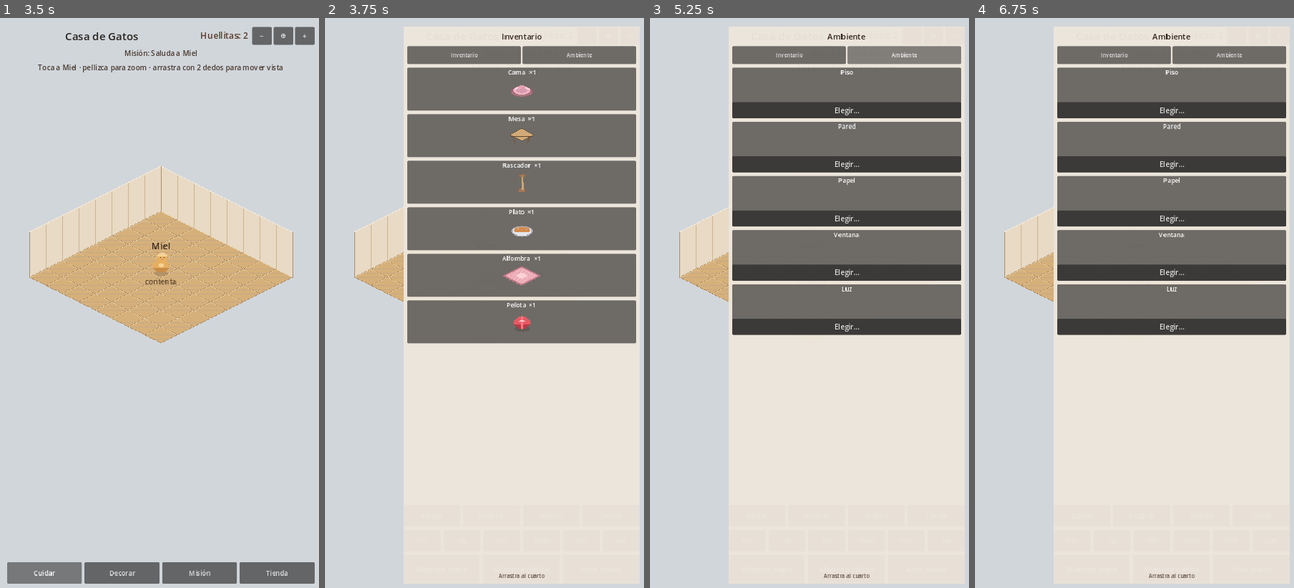
Above: before the commit, frames 1-4 (left to right).
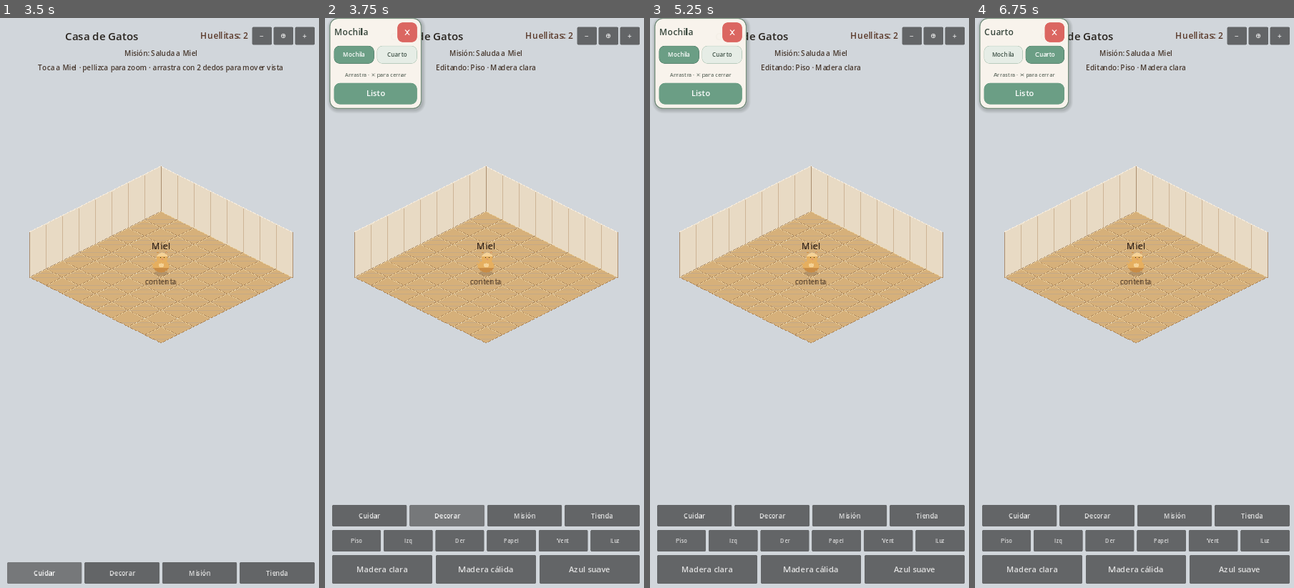
Above: after the commit, the same moments.

Repository: fabianmelo23/Juego-hija
Game: Godot game, scene res://scenes/iso/iso_room.tscn
The game is run twice, just before and just after one commit, with the same random seed, the same clock (stepped at 60 frames per second) and the same inputs.
Inputs (mouse positions are in pixels of both pictures, inside the frame that each line leads up to):
- Up to frame 1 (3.5 s): click "−" at 0.5 s; click "⊕" at 1.25 s; click "+" at 2 s; click "Cuidar" at 2.75 s
- Up to frame 2 (3.75 s): click "Decorar" at 3.5 s
- Up to frame 3 (5.25 s): click (790, 57) at 4.25 s, where only the run before the commit has a clickable "Inventario"; click (905, 57) at 5 s, where only the run before the commit has a clickable "Ambiente"
- Up to frame 4 (6.75 s): click (1003, 52) at 5.75 s, where only the run after the commit has a clickable "Mochila"; click (1048, 52) at 6.5 s, where only the run after the commit has a clickable "Cuarto"

Frame 1 is identical in both runs. In frame 2, 77% of the frame differs, in the area x 1-99%, y 0-100%; in frame 3, 77%; in frame 4, 77%.

Commit message:
Fix decorate menu size/close and add pinch zoom
The inventory drawer lived under MarginContainer and stretched full-screen
with no way out. It is now a compact floating panel under IsoHUD with ✕
and Listo, and two-finger pinch zoom works alongside the +/- buttons.

Co-authored-by: fabianmelo23 <fabianmelo23@users.noreply.github.com>

Diff:
--- a/scripts/iso/iso_camera.gd
+++ b/scripts/iso/iso_camera.gd
@@ -1,5 +1,5 @@
 extends Node
-## Zoom y paneo sobre RoomRoot (sin Camera2D, el HUD queda fijo).
+## Zoom (botones + pellizco) y paneo sobre RoomRoot.
 
 signal zoom_changed(zoom: float)
 
@@ -12,13 +12,14 @@
 var pan: Vector2 = Vector2.ZERO
 var base_position: Vector2 = Vector2.ZERO
 
-var _dragging := false
-var _last_pos := Vector2.ZERO
+var enabled := true
+var pan_enabled := true
+
+var _touches: Dictionary = {} # index -> Vector2
 var _pinching := false
 var _pinch_start_dist := 0.0
 var _pinch_start_zoom := 1.0
-var enabled := true
-var pan_enabled := true
+var _panning := false
 
 
 func setup(room_root: Node2D, initial_pos: Vector2) -> void:
@@ -27,6 +28,45 @@
 	pan = Vector2.ZERO
 	zoom = 1.0
 	_apply()
+
+
+func _input(event: InputEvent) -> void:
+	# Pellizco en _input (antes que el HUD) para que 2 dedos funcionen aunque toquen labels.
+	if not enabled or target == null:
+		return
+	if event is InputEventScreenTouch or event is InputEventScreenDrag:
+		if _handle_pinch_touch(event):
+			get_viewport().set_input_as_handled()
+
+
+func _handle_pinch_touch(event: InputEvent) -> bool:
+	# Durante drag de muebles pan_enabled=false: limpiamos touches pero no hacemos zoom.
+	var allow_pinch := pan_enabled
+	if event is InputEventScreenTouch:
+		if event.pressed:
+			if not allow_pinch:
+				return false
+			_touches[event.index] = event.position
+			if _touches.size() >= 2:
+				_begin_pinch()
+				_panning = false
+				return true
+		else:
+			_touches.erase(event.index)
+			var was_pinching := _pinching
+			if _touches.size() < 2:
+				_pinching = false
+			if _touches.is_empty():
+				_panning = false
+			return was_pinching and allow_pinch
+	if event is InputEventScreenDrag:
+		if not allow_pinch:
+			return false
+		_touches[event.index] = event.position
+		if _touches.size() >= 2:
+			_update_pinch()
+			return true
+	return false
 
 
 func _apply() -> void:
@@ -53,11 +93,17 @@
 	zoom_changed.emit(zoom)
 
 
+func clear_gestures() -> void:
+	_touches.clear()
+	_pinching = false
+	_panning = false
+
+
 func handle_input(event: InputEvent) -> bool:
 	if not enabled or target == null:
 		return false
 
-	# Rueda / trackpad zoom (editor y algunos Android).
+	# Rueda (editor / algunos dispositivos).
 	if event is InputEventMouseButton and event.pressed:
 		if event.button_index == MOUSE_BUTTON_WHEEL_UP:
 			zoom_by(ZOOM_STEP)
@@ -66,43 +112,65 @@
 			zoom_by(-ZOOM_STEP)
 			return true
 
-	# Pinch zoom
+	# Gestos nativos si existen.
 	if event is InputEventMagnifyGesture:
 		set_zoom(zoom * event.factor)
 		return true
-	if event is InputEventPanGesture:
-		if pan_enabled:
-			pan += event.delta
-			_apply()
-			return true
+	if event is InputEventPanGesture and pan_enabled:
+		pan += event.delta
+		_apply()
+		return true
 
-	# Two-finger pinch via touches approximated by magnify; also handle drag pan.
+	# Un dedo: pan (el pellizco de 2 dedos vive en _input).
 	if event is InputEventScreenTouch:
 		if event.pressed:
-			_dragging = true
-			_last_pos = event.position
+			if _touches.size() >= 2 or _pinching:
+				return false
+			if pan_enabled:
+				_panning = true
+				return false
 		else:
-			_dragging = false
-			_pinching = false
+			_panning = false
 		return false
 
 	if event is InputEventScreenDrag:
-		if not pan_enabled:
+		if _pinching or _touches.size() >= 2:
 			return false
-		var rel: Vector2 = event.relative
-		pan += rel
-		_apply()
-		return true
-
-	if event is InputEventMouseButton and event.button_index == MOUSE_BUTTON_MIDDLE:
-		_dragging = event.pressed
-		_last_pos = event.position
-		return _dragging
-
-	if event is InputEventMouseMotion and _dragging and pan_enabled:
-		if event.button_mask & MOUSE_BUTTON_MASK_MIDDLE or event.button_mask & MOUSE_BUTTON_MASK_RIGHT:
+		if pan_enabled and _panning:
 			pan += event.relative
 			_apply()
 			return true
+		return false
 
 	return false
+
+
+func _begin_pinch() -> void:
+	var pts := _touch_points()
+	if pts.size() < 2:
+		return
+	_pinching = true
+	_pinch_start_dist = pts[0].distance_to(pts[1])
+	_pinch_start_zoom = zoom
+	if _pinch_start_dist < 1.0:
+		_pinch_start_dist = 1.0
+
+
+func _update_pinch() -> void:
+	var pts := _touch_points()
+	if pts.size() < 2:
+		return
+	if not _pinching:
+		_begin_pinch()
+		return
+	var dist := pts[0].distance_to(pts[1])
+	if _pinch_start_dist <= 0.0:
+		return
+	set_zoom(_pinch_start_zoom * (dist / _pinch_start_dist))
+
+
+func _touch_points() -> Array[Vector2]:
+	var pts: Array[Vector2] = []
+	for key in _touches.keys():
+		pts.append(_touches[key])
+	return pts
--- a/scripts/iso/iso_catalog.gd
+++ b/scripts/iso/iso_catalog.gd
@@ -1,16 +1,19 @@
 extends Control
-## Inventario / catálogo lateral: categorías, preview y drag-and-drop.
+## Inventario lateral compacto: bonito, con cierre y drag-and-drop.
 
 signal drag_started(item_id: String, variant_id: String, texture: Texture2D)
 signal drag_updated(screen_pos: Vector2)
 signal drag_dropped(item_id: String, variant_id: String, screen_pos: Vector2)
 signal drag_cancelled
 signal ambient_selected(category: String, variant_id: String)
+signal close_requested
+
+const PANEL_W := 200.0
 
 const CATEGORIES := [
 	{
 		"id": "inventory",
-		"name": "Inventario",
+		"name": "Mochila",
 		"items": [
 			{"id": "bed", "name": "Cama", "kind": "placeable", "default": "bed_cat_blush", "preview": "res://assets/art/iso/furniture/bed_cat_blush.png"},
 			{"id": "table", "name": "Mesa", "kind": "placeable", "default": "table_low_wood", "preview": "res://assets/art/iso/furniture/table_low_wood.png"},
@@ -18,12 +21,11 @@
 			{"id": "bowl", "name": "Plato", "kind": "placeable", "default": "bowl_food_full", "preview": "res://assets/art/iso/furniture/bowl_food_full.png"},
 			{"id": "rug", "name": "Alfombra", "kind": "placeable", "default": "rug_small_blush", "preview": "res://assets/art/iso/rugs/rug_small_blush.png"},
 			{"id": "toy", "name": "Pelota", "kind": "placeable", "default": "toy_ball_red", "preview": "res://assets/art/iso/furniture/toy_ball_red.png"},
-			{"id": "plant", "name": "Maceta", "kind": "placeable", "default": "plant", "preview": ""},
 		],
 	},
 	{
 		"id": "ambient",
-		"name": "Ambiente",
+		"name": "Cuarto",
 		"items": [
 			{"id": "floor", "name": "Piso", "kind": "ambient"},
 			{"id": "wall", "name": "Pared", "kind": "ambient"},
@@ -42,13 +44,12 @@
 var _items_box: VBoxContainer
 var _title: Label
 var _current_cat := "inventory"
-var _hint: Label
+var _panel: PanelContainer
 
 
 func _ready() -> void:
-	mouse_filter = Control.MOUSE_FILTER_STOP
-	custom_minimum_size = Vector2(168, 0)
-	size_flags_vertical = Control.SIZE_EXPAND_FILL
+	mouse_filter = Control.MOUSE_FILTER_IGNORE # el fondo no bloquea el cuarto
+	set_anchors_preset(Control.PRESET_FULL_RECT)
 	_build_chrome()
 	show_category("inventory")
 
@@ -71,68 +72,184 @@
 	return free_items != null and free_items.has_method("has_item") and free_items.has_item(item_id)
 
 
+func _style_panel() -> StyleBoxFlat:
+	var sb := StyleBoxFlat.new()
+	sb.bg_color = Color(0.98, 0.96, 0.93, 0.97)
+	sb.border_color = Color(0.45, 0.55, 0.48, 1)
+	sb.set_border_width_all(2)
+	sb.corner_radius_top_left = 18
+	sb.corner_radius_top_right = 18
+	sb.corner_radius_bottom_left = 18
+	sb.corner_radius_bottom_right = 18
+	sb.shadow_color = Color(0.15, 0.18, 0.16, 0.22)
+	sb.shadow_size = 8
+	sb.shadow_offset = Vector2(2, 3)
+	sb.content_margin_left = 10
+	sb.content_margin_right = 10
+	sb.content_margin_top = 10
+	sb.content_margin_bottom = 10
+	return sb
+
+
+func _style_card() -> StyleBoxFlat:
+	var sb := StyleBoxFlat.new()
+	sb.bg_color = Color(1.0, 0.99, 0.97, 1)
+	sb.border_color = Color(0.72, 0.78, 0.72, 1)
+	sb.set_border_width_all(1)
+	sb.corner_radius_top_left = 14
+	sb.corner_radius_top_right = 14
+	sb.corner_radius_bottom_left = 14
+	sb.corner_radius_bottom_right = 14
+	sb.content_margin_left = 8
+	sb.content_margin_right = 8
+	sb.content_margin_top = 6
+	sb.content_margin_bottom = 6
+	return sb
+
+
+func _style_tab(active: bool) -> StyleBoxFlat:
+	var sb := StyleBoxFlat.new()
+	if active:
+		sb.bg_color = Color(0.42, 0.62, 0.52, 1)
+		sb.border_color = Color(0.30, 0.48, 0.40, 1)
+	else:
+		sb.bg_color = Color(0.90, 0.93, 0.90, 1)
+		sb.border_color = Color(0.70, 0.78, 0.72, 1)
+	sb.set_border_width_all(1)
+	sb.corner_radius_top_left = 12
+	sb.corner_radius_top_right = 12
+	sb.corner_radius_bottom_left = 12
+	sb.corner_radius_bottom_right = 12
+	sb.content_margin_left = 6
+	sb.content_margin_right = 6
+	sb.content_margin_top = 6
+	sb.content_margin_bottom = 6
+	return sb
+
+
 func _build_chrome() -> void:
-	var bg := ColorRect.new()
-	bg.color = Color(0.93, 0.90, 0.86, 0.96)
-	bg.set_anchors_preset(Control.PRESET_FULL_RECT)
-	bg.mouse_filter = Control.MOUSE_FILTER_IGNORE
-	add_child(bg)
-
-	var margin := MarginContainer.new()
-	margin.set_anchors_preset(Control.PRESET_FULL_RECT)
-	margin.add_theme_constant_override("margin_left", 8)
-	margin.add_theme_constant_override("margin_right", 8)
-	margin.add_theme_constant_override("margin_top", 8)
-	margin.add_theme_constant_override("margin_bottom", 8)
-	add_child(margin)
+	# Panel flotante a la izquierda (no pantalla completa).
+	_panel = PanelContainer.new()
+	_panel.name = "Drawer"
+	_panel.mouse_filter = Control.MOUSE_FILTER_STOP
+	_panel.add_theme_stylebox_override("panel", _style_panel())
+	_panel.anchor_left = 0.0
+	_panel.anchor_top = 0.10
+	_panel.anchor_right = 0.0
+	_panel.anchor_bottom = 0.78
+	_panel.offset_left = 10.0
+	_panel.offset_top = 0.0
+	_panel.offset_right = 10.0 + PANEL_W
+	_panel.offset_bottom = 0.0
+	add_child(_panel)
 
 	var root := VBoxContainer.new()
 	root.add_theme_constant_override("separation", 8)
-	margin.add_child(root)
+	_panel.add_child(root)
+
+	var header := HBoxContainer.new()
+	header.add_theme_constant_override("separation", 6)
+	root.add_child(header)
 
 	_title = Label.new()
-	_title.text = "Inventario"
-	_title.horizontal_alignment = HORIZONTAL_ALIGNMENT_CENTER
-	_title.add_theme_font_size_override("font_size", 18)
-	_title.add_theme_color_override("font_color", Color(0.2, 0.15, 0.12, 1))
-	root.add_child(_title)
+	_title.text = "Mochila"
+	_title.size_flags_horizontal = Control.SIZE_EXPAND_FILL
+	_title.add_theme_font_size_override("font_size", 20)
+	_title.add_theme_color_override("font_color", Color(0.22, 0.28, 0.24, 1))
+	header.add_child(_title)
+
+	var close_btn := Button.new()
+	close_btn.focus_mode = Control.FOCUS_NONE
+	close_btn.text = "✕"
+	close_btn.custom_minimum_size = Vector2(44, 44)
+	close_btn.add_theme_font_size_override("font_size", 20)
+	close_btn.tooltip_text = "Cerrar"
+	var close_style := StyleBoxFlat.new()
+	close_style.bg_color = Color(0.86, 0.40, 0.38, 1)
+	close_style.corner_radius_top_left = 12
+	close_style.corner_radius_top_right = 12
+	close_style.corner_radius_bottom_left = 12
+	close_style.corner_radius_bottom_right = 12
+	close_btn.add_theme_stylebox_override("normal", close_style)
+	var close_hover := close_style.duplicate()
+	close_hover.bg_color = Color(0.92, 0.48, 0.45, 1)
+	close_btn.add_theme_stylebox_override("hover", close_hover)
+	close_btn.add_theme_stylebox_override("pressed", close_hover)
+	close_btn.add_theme_color_override("font_color", Color(1, 1, 1, 1))
+	close_btn.pressed.connect(func() -> void:
+		close_requested.emit()
+	)
+	header.add_child(close_btn)
 
 	_category_box = HBoxContainer.new()
-	_category_box.add_theme_constant_override("separation", 4)
+	_category_box.add_theme_constant_override("separation", 6)
 	root.add_child(_category_box)
+	_rebuild_tabs()
+
+	var scroll := ScrollContainer.new()
+	scroll.size_flags_vertical = Control.SIZE_EXPAND_FILL
+	scroll.horizontal_scroll_mode = ScrollContainer.SCROLL_MODE_DISABLED
+	root.add_child(scroll)
+
+	_items_box = VBoxContainer.new()
+	_items_box.size_flags_horizontal = Control.SIZE_EXPAND_FILL
+	_items_box.add_theme_constant_override("separation", 8)
+	scroll.add_child(_items_box)
+
+	var hint := Label.new()
+	hint.text = "Arrastra · ✕ para cerrar"
+	hint.horizontal_alignment = HORIZONTAL_ALIGNMENT_CENTER
+	hint.add_theme_font_size_override("font_size", 12)
+	hint.add_theme_color_override("font_color", Color(0.38, 0.42, 0.38, 1))
+	root.add_child(hint)
+
+	var done := Button.new()
+	done.focus_mode = Control.FOCUS_NONE
+	done.text = "Listo"
+	done.custom_minimum_size = Vector2(0, 48)
+	done.add_theme_font_size_override("font_size", 18)
+	var done_style := StyleBoxFlat.new()
+	done_style.bg_color = Color(0.42, 0.62, 0.52, 1)
+	done_style.corner_radius_top_left = 14
+	done_style.corner_radius_top_right = 14
+	done_style.corner_radius_bottom_left = 14
+	done_style.corner_radius_bottom_right = 14
+	done.add_theme_stylebox_override("normal", done_style)
+	done.add_theme_color_override("font_color", Color(1, 1, 1, 1))
+	done.pressed.connect(func() -> void:
+		close_requested.emit()
+	)
+	root.add_child(done)
+
+
+func _rebuild_tabs() -> void:
+	for child in _category_box.get_children():
+		child.queue_free()
 	for cat in CATEGORIES:
 		var b := Button.new()
 		b.focus_mode = Control.FOCUS_NONE
 		b.size_flags_horizontal = Control.SIZE_EXPAND_FILL
 		b.custom_minimum_size = Vector2(0, 40)
-		b.add_theme_font_size_override("font_size", 12)
+		b.add_theme_font_size_override("font_size", 13)
 		b.text = str(cat["name"])
 		var cid := str(cat["id"])
+		var active := cid == _current_cat
+		b.add_theme_stylebox_override("normal", _style_tab(active))
+		b.add_theme_stylebox_override("hover", _style_tab(active))
+		b.add_theme_stylebox_override("pressed", _style_tab(true))
+		if active:
+			b.add_theme_color_override("font_color", Color(1, 1, 1, 1))
+		else:
+			b.add_theme_color_override("font_color", Color(0.25, 0.32, 0.28, 1))
 		b.pressed.connect(func() -> void:
 			show_category(cid)
 		)
 		_category_box.add_child(b)
 
-	var scroll := ScrollContainer.new()
-	scroll.size_flags_vertical = Control.SIZE_EXPAND_FILL
-	scroll.horizontal_scroll_mode = ScrollContainer.SCROLL_MODE_DISABLED
-	root.add_child(scroll)
-
-	_items_box = VBoxContainer.new()
-	_items_box.size_flags_horizontal = Control.SIZE_EXPAND_FILL
-	_items_box.add_theme_constant_override("separation", 8)
-	scroll.add_child(_items_box)
-
-	_hint = Label.new()
-	_hint.text = "Arrastra al cuarto"
-	_hint.horizontal_alignment = HORIZONTAL_ALIGNMENT_CENTER
-	_hint.add_theme_font_size_override("font_size", 12)
-	_hint.add_theme_color_override("font_color", Color(0.35, 0.28, 0.22, 1))
-	root.add_child(_hint)
-
 
 func show_category(cat_id: String) -> void:
 	_current_cat = cat_id
+	_rebuild_tabs()
 	for child in _items_box.get_children():
 		child.queue_free()
 	var cat_data: Dictionary = {}
@@ -144,69 +261,90 @@
 		return
 	_title.text = str(cat_data["name"])
 	for item in cat_data["items"]:
-		# Oculta plant hasta tener arte.
-		if str(item.get("id", "")) == "plant":
-			continue
 		_items_box.add_child(_make_item_card(item))
 
 
 func _make_item_card(item: Dictionary) -> Control:
 	var card := PanelContainer.new()
-	card.custom_minimum_size = Vector2(0, 96)
-	var v := VBoxContainer.new()
-	v.add_theme_constant_override("separation", 4)
-	card.add_child(v)
-
-	var item_id := str(item.get("id", ""))
-	var count := 0
-	if inventory:
-		count = inventory.get_count(item_id)
-
-	var label := Label.new()
-	if str(item.get("kind", "")) == "placeable":
-		label.text = "%s  ×%d" % [str(item.get("name", item_id)), count]
-	else:
-		label.text = str(item.get("name", item_id))
-	label.horizontal_alignment = HORIZONTAL_ALIGNMENT_CENTER
-	label.add_theme_font_size_override("font_size", 14)
-	v.add_child(label)
+	card.custom_minimum_size = Vector2(0, 72)
+	card.add_theme_stylebox_override("panel", _style_card())
+
+	var row := HBoxContainer.new()
+	row.add_theme_constant_override("separation", 10)
+	card.add_child(row)
 
 	var preview := TextureRect.new()
-	preview.custom_minimum_size = Vector2(0, 48)
+	preview.custom_minimum_size = Vector2(56, 56)
 	preview.expand_mode = TextureRect.EXPAND_IGNORE_SIZE
 	preview.stretch_mode = TextureRect.STRETCH_KEEP_ASPECT_CENTERED
 	preview.mouse_filter = Control.MOUSE_FILTER_IGNORE
 	var preview_path := str(item.get("preview", ""))
 	if preview_path != "" and ResourceLoader.exists(preview_path):
 		preview.texture = load(preview_path)
-	v.add_child(preview)
-
+	row.add_child(preview)
+
+	var text_col := VBoxContainer.new()
+	text_col.size_flags_horizontal = Control.SIZE_EXPAND_FILL
+	text_col.alignment = BoxContainer.ALIGNMENT_CENTER
+	row.add_child(text_col)
+
+	var item_id := str(item.get("id", ""))
+	var count := 0
+	if inventory:
+		count = inventory.get_count(item_id)
+
+	var label := Label.new()
+	label.add_theme_font_size_override("font_size", 15)
+	label.add_theme_color_override("font_color", Color(0.20, 0.24, 0.22, 1))
 	var kind := str(item.get("kind", ""))
+	if kind == "placeable":
+		var placed := _is_placed(item_id)
+		if placed and count <= 0:
+			label.text = str(item.get("name", item_id))
+		else:
+			label.text = "%s  ×%d" % [str(item.get("name", item_id)), count]
+	else:
+		label.text = str(item.get("name", item_id))
+	text_col.add_child(label)
+
+	var sub := Label.new()
+	sub.add_theme_font_size_override("font_size", 11)
+	sub.add_theme_color_override("font_color", Color(0.42, 0.48, 0.44, 1))
+	text_col.add_child(sub)
+
 	if kind == "placeable":
 		var placed := _is_placed(item_id)
 		var can_drag := count > 0 or placed
 		if placed and count <= 0:
-			label.text = "%s  (en cuarto)" % str(item.get("name", item_id))
-		if not can_drag:
-			card.modulate = Color(1, 1, 1, 0.45)
-			var empty := Label.new()
-			empty.text = "Sin unidades"
-			empty.horizontal_alignment = HORIZONTAL_ALIGNMENT_CENTER
-			empty.add_theme_font_size_override("font_size", 11)
-			v.add_child(empty)
+			sub.text = "En el cuarto · mover"
+		elif can_drag:
+			sub.text = "Mantén y arrastra"
 		else:
+			sub.text = "Sin unidades"
+			card.modulate = Color(1, 1, 1, 0.5)
+		if can_drag:
 			card.gui_input.connect(func(event: InputEvent) -> void:
 				_on_card_input(event, item, preview.texture)
 			)
 	else:
+		sub.text = "Cambiar estilo"
 		var btn := Button.new()
 		btn.focus_mode = Control.FOCUS_NONE
-		btn.text = "Elegir…"
-		btn.custom_minimum_size = Vector2(0, 36)
+		btn.text = "Elegir"
+		btn.custom_minimum_size = Vector2(0, 34)
+		btn.add_theme_font_size_override("font_size", 13)
+		var bs := StyleBoxFlat.new()
+		bs.bg_color = Color(0.55, 0.70, 0.62, 1)
+		bs.corner_radius_top_left = 10
+		bs.corner_radius_top_right = 10
+		bs.corner_radius_bottom_left = 10
+		bs.corner_radius_bottom_right = 10
+		btn.add_theme_stylebox_override("normal", bs)
+		btn.add_theme_color_override("font_color", Color(1, 1, 1, 1))
 		btn.pressed.connect(func() -> void:
 			ambient_selected.emit(str(item["id"]), "")
 		)
-		v.add_child(btn)
+		text_col.add_child(btn)
 	return card
 
 
@@ -253,7 +391,8 @@
 	_dragging = false
 	var item := _drag_item
 	_drag_item = {}
-	if get_global_rect().has_point(screen_pos):
+	# Cancelar solo si suelta encima del cajón, no de toda la pantalla.
+	if _panel and _panel.get_global_rect().has_point(screen_pos):
 		drag_cancelled.emit()
 		return
 	drag_dropped.emit(str(item.get("id", "")), str(item.get("default", "")), screen_pos)
--- a/scripts/iso/iso_room.gd
+++ b/scripts/iso/iso_room.gd
@@ -321,25 +321,11 @@
 	add_child(camera_ctrl)
 	camera_ctrl.setup(room_root, room_root.position)
 
+	# Flotante bajo IsoHUD (NO bajo Safe/MarginContainer: ese lo estira a pantalla completa).
 	catalog_ui = preload("res://scripts/iso/iso_catalog.gd").new()
 	catalog_ui.name = "Catalog"
 	catalog_ui.visible = false
-	# Insertar a la izquierda del HUD
-	var safe: MarginContainer = $IsoHUD/Safe
-	var host := HBoxContainer.new()
-	host.name = "BodyRow"
-	host.set_anchors_preset(Control.PRESET_FULL_RECT)
-	host.add_theme_constant_override("separation", 8)
-	# Reparent VBox content into right side — simpler: add catalog as left child of Safe using overlay
-	catalog_ui.anchor_left = 0.0
-	catalog_ui.anchor_top = 0.0
-	catalog_ui.anchor_right = 0.0
-	catalog_ui.anchor_bottom = 1.0
-	catalog_ui.offset_left = 0.0
-	catalog_ui.offset_top = 0.0
-	catalog_ui.offset_right = 168.0
-	catalog_ui.offset_bottom = 0.0
-	safe.add_child(catalog_ui)
+	$IsoHUD.add_child(catalog_ui)
 
 	catalog_ui.bind_inventory(inventory)
 	catalog_ui.bind_free_items(free_items)
@@ -348,6 +334,7 @@
 	catalog_ui.drag_dropped.connect(_on_catalog_drag_dropped)
 	catalog_ui.drag_cancelled.connect(_on_catalog_drag_cancelled)
 	catalog_ui.ambient_selected.connect(_on_catalog_ambient)
+	catalog_ui.close_requested.connect(_on_catalog_close_requested)
 	inventory.changed.connect(func() -> void:
 		if catalog_ui:
 			catalog_ui.refresh()
@@ -382,8 +369,19 @@
 func _set_catalog_visible(v: bool) -> void:
 	if catalog_ui:
 		catalog_ui.visible = v
-	var safe: MarginContainer = $IsoHUD/Safe
-	safe.add_theme_constant_override("margin_left", 176 if v else 16)
+
+
+func _on_catalog_close_requested() -> void:
+	_drag_active = false
+	_clear_ghost()
+	if free_items:
+		free_items.hide_ghost()
+	_set_catalog_visible(false)
+	if camera_ctrl:
+		camera_ctrl.pan_enabled = true
+		camera_ctrl.clear_gestures()
+	gameplay.set_mode("care")
+	hint_label.text = "Toca a Miel · pellizca para zoom · arrastra para mover vista"
 
 
 func _screen_to_room_local(screen_pos: Vector2) -> Vector2:
@@ -401,6 +399,7 @@
 	set_meta("drag_variant_id", variant_id)
 	if camera_ctrl:
 		camera_ctrl.pan_enabled = false
+		camera_ctrl.clear_gestures()
 	free_items.begin_ghost(item_id, variant_id)
 
 
--- /dev/null
+++ b/tools/test_iso_catalog_ui.gd
@@ -0,0 +1,112 @@
+extends SceneTree
+## Verifica menú compacto con cierre y pellizco de zoom.
+
+
+func _init() -> void:
+	call_deferred("_run")
+
+
+func _fail(msg: String) -> void:
+	push_error("FAIL: " + msg)
+	quit(1)
+
+
+func _run() -> void:
+	var packed: PackedScene = load("res://scenes/iso/iso_room.tscn")
+	if packed == null:
+		_fail("no se pudo cargar iso_room.tscn")
+		return
+	var room: Node = packed.instantiate()
+	root.add_child(room)
+	await process_frame
+	await process_frame
+
+	var catalog: Control = room.get_node_or_null("IsoHUD/Catalog") as Control
+	if catalog == null:
+		_fail("Catalog debe vivir bajo IsoHUD (no bajo Safe)")
+		return
+	if catalog.get_parent().name == "Safe":
+		_fail("Catalog no debe ser hijo de Safe/MarginContainer")
+		return
+
+	# Abrir decorar
+	room._set_catalog_visible(true)
+	await process_frame
+	if not catalog.visible:
+		_fail("catálogo debería verse al decorar")
+		return
+
+	var drawer: Control = catalog.get_node_or_null("Drawer") as Control
+	if drawer == null:
+		_fail("falta Drawer flotante")
+		return
+	var drawer_w := drawer.get_global_rect().size.x
+	var view_w := root.get_visible_rect().size.x
+	if drawer_w <= 0.0:
+		# Aún sin layout completo: usar offsets
+		drawer_w = absf(drawer.offset_right - drawer.offset_left)
+	if drawer_w > view_w * 0.55:
+		_fail("drawer demasiado ancho (ocupa casi toda la pantalla): %s vs %s" % [drawer_w, view_w])
+		return
+
+	# Señal de cierre
+	var closed := [false]
+	catalog.close_requested.connect(func() -> void:
+		closed[0] = true
+	)
+	# Simular botón Listo
+	var done: Button = null
+	for child in drawer.find_children("*", "Button", true, false):
+		if child is Button and str(child.text) == "Listo":
+			done = child
+			break
+	if done == null:
+		_fail("falta botón Listo")
+		return
+	done.pressed.emit()
+	await process_frame
+	if not closed[0]:
+		_fail("close_requested no se emitió")
+		return
+
+	room._on_catalog_close_requested()
+	await process_frame
+	if catalog.visible:
+		_fail("catálogo debería ocultarse al cerrar")
+		return
+
+	# Pellizco
+	var cam = room.camera_ctrl
+	if cam == null:
+		_fail("falta camera_ctrl")
+		return
+	var z0: float = cam.zoom
+	var t1 := InputEventScreenTouch.new()
+	t1.index = 0
+	t1.pressed = true
+	t1.position = Vector2(200, 400)
+	cam._input(t1)
+	var t2 := InputEventScreenTouch.new()
+	t2.index = 1
+	t2.pressed = true
+	t2.position = Vector2(300, 400)
+	cam._input(t2)
+	var d1 := InputEventScreenDrag.new()
+	d1.index = 0
+	d1.position = Vector2(150, 400)
+	d1.relative = Vector2(-50, 0)
+	cam._input(d1)
+	var d2 := InputEventScreenDrag.new()
+	d2.index = 1
+	d2.position = Vector2(350, 400)
+	d2.relative = Vector2(50, 0)
+	cam._input(d2)
+	if is_equal_approx(cam.zoom, z0):
+		_fail("pellizco no cambió el zoom (%s)" % cam.zoom)
+		return
+	if cam.zoom <= z0:
+		_fail("alejar dedos debería aumentar zoom: %s -> %s" % [z0, cam.zoom])
+		return
+
+	print("OK test_iso_catalog_ui")
+	quit(0)
